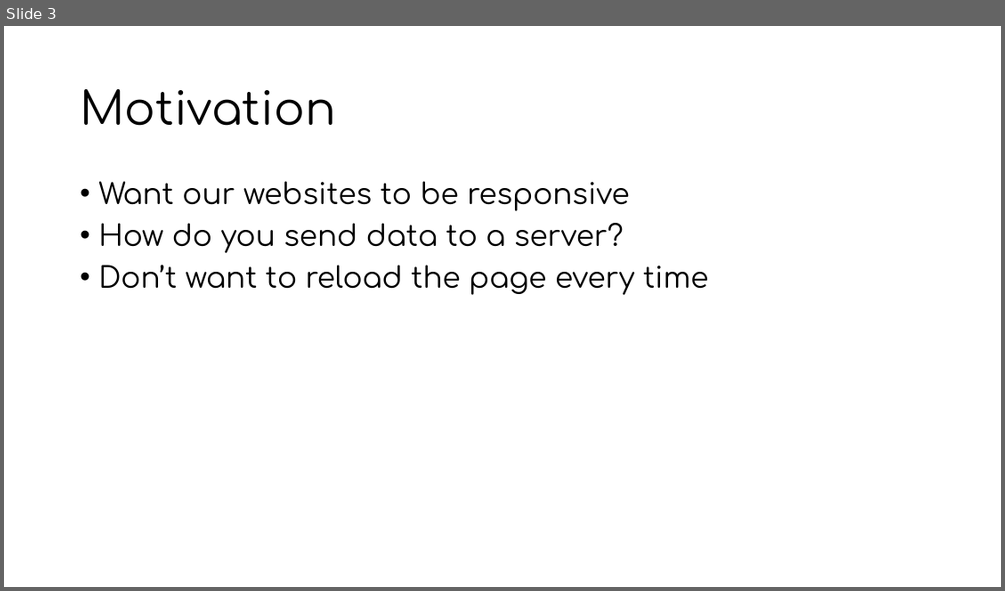
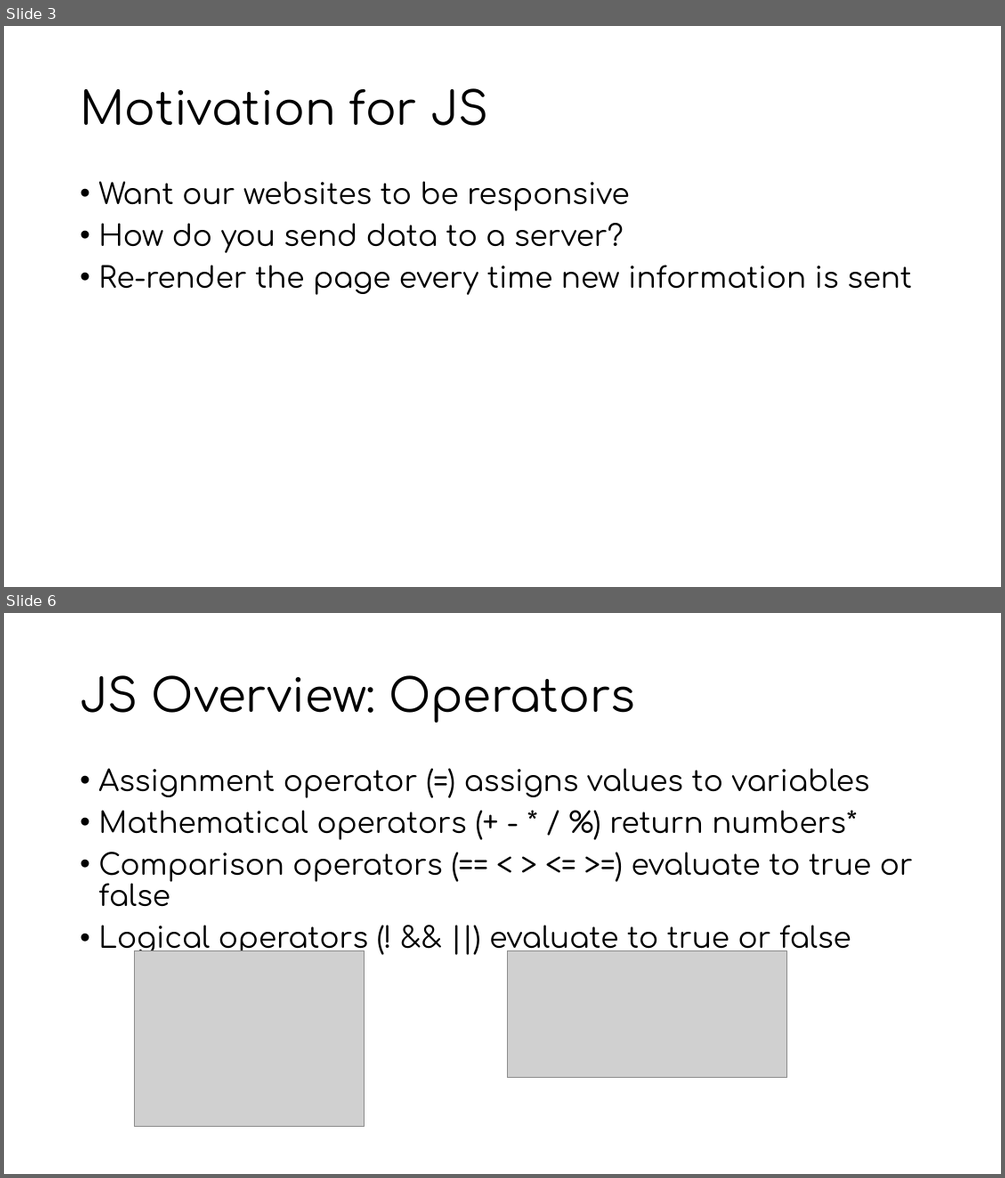
Before and after one commit to MiBioSoft2017/2017FallBootCamp, a slide deck: Javascript/JS Tutorial.pptx. Shown one above the other, each under a label of ours: slide 3 before the commit, slides 3 and 6 after it; the slides between them are not shown. The pictures are 1005x591 and 1005x1178 pixels, drawn with LibreOffice and Linux fonts; fonts in the diff are those of the drawing; grey boxes stand for pictures. Boxes give left, top, right and bottom in pixels: in the first picture for what was removed or moved away, otherwise in the second. Text is boxed around its words. In the diff, an @@ line names an element or a change of style, - is before the commit and + after.

```diff
--- a/Javascript/JS Tutorial.pptx
+++ b/Javascript/JS Tutorial.pptx
@@ slide 6 added at bbox=[4, 613, 1001, 1174], background #FFFFFF @@
@@ title added at bbox=[80, 675, 635, 722], 44 pt, text #000000 @@
+JS Overview: Operators
@@ text added at bbox=[98, 768, 913, 955], 28 pt, text #000000 @@
+• Assignment operator (=) assigns values to variables
+• Mathematical operators (+ - * / %) return numbers*
+• Comparison operators (== < > <= >=) evaluate to true or false
+• Logical operators (! && ||) evaluate to true or false
@@ picture added at bbox=[134, 950, 364, 1126] @@
@@ picture added at bbox=[507, 950, 787, 1078] @@
@@ slide 3 changed as well @@
@@ title at bbox=[80, 88, 488, 126]: text changed @@
-Motivation
+Motivation for JS
@@ text at bbox=[98, 265, 912, 295]: text changed @@
-• Don’t want to reload the page every time
+• Re-render the page every time new information is sent
```
Also in this commit, not shown: 3 other slides changed, 12 other slides added, 2 slides removed.
